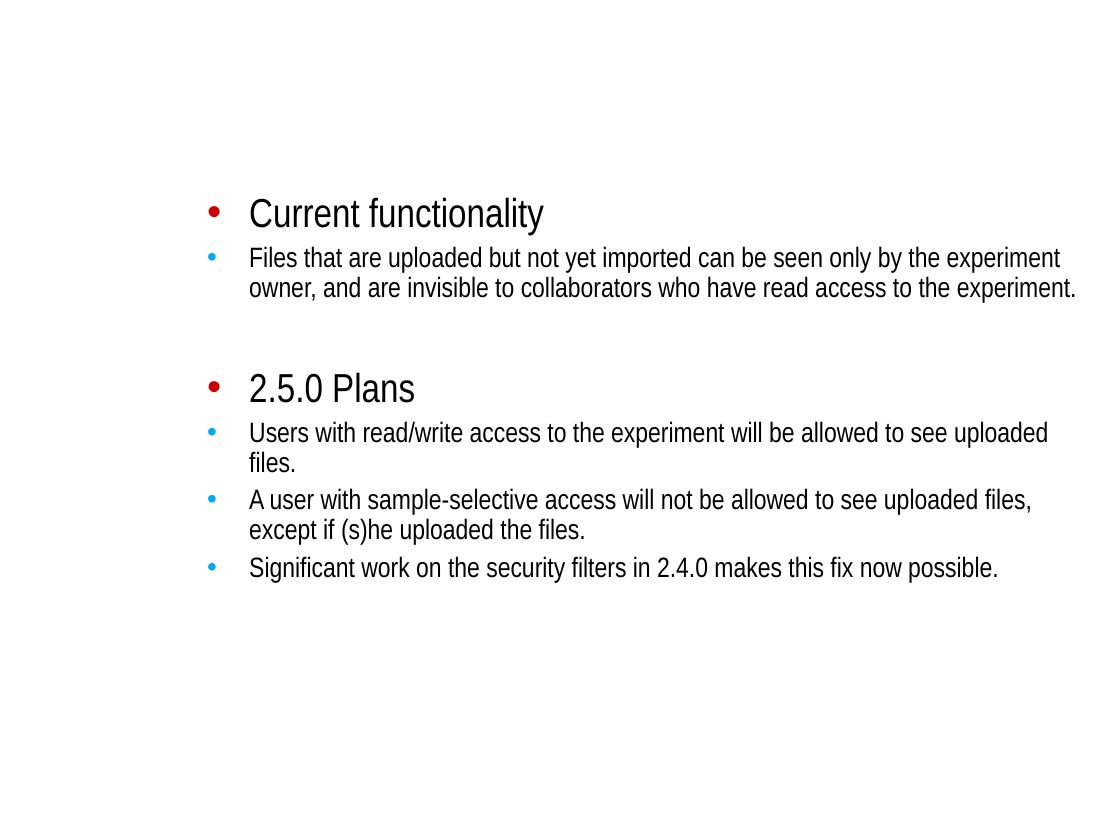
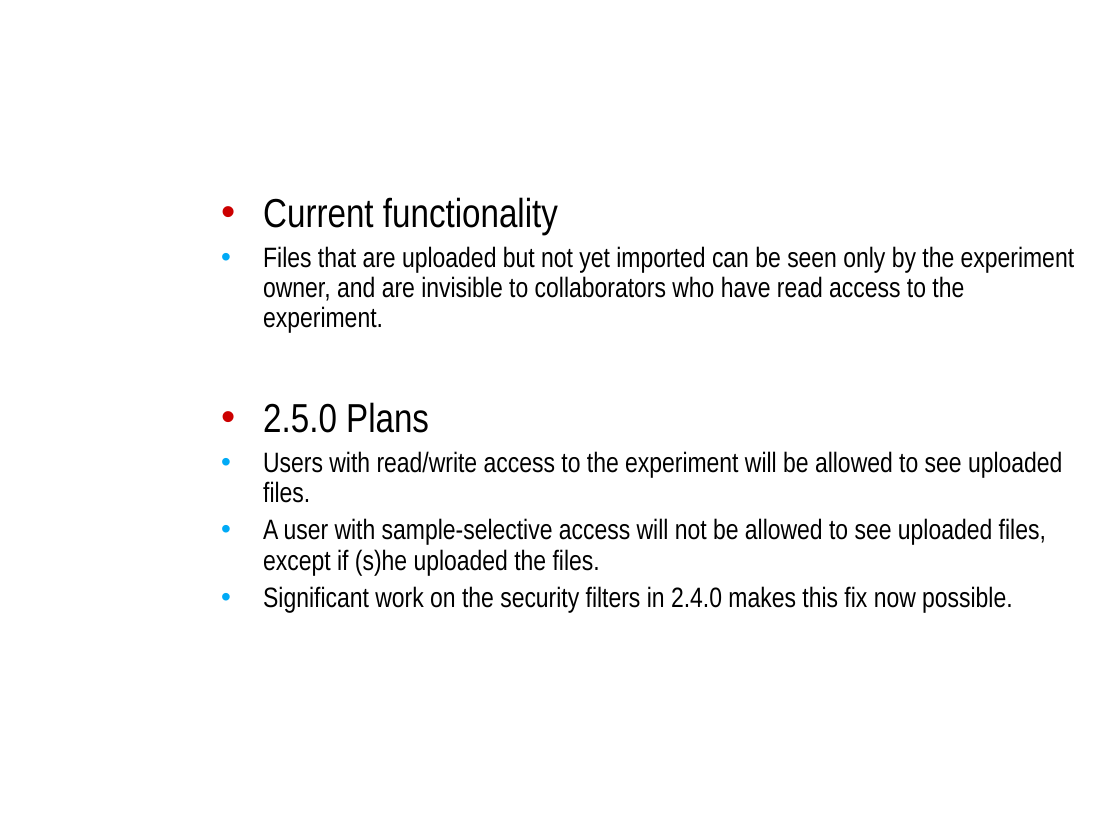
Before and after one commit to NCIP/caarray-docs, a slide deck: slide 13 of project_management/open_meetings/ICR_WS_Meeting_2010_08_11.ppt. Drawn at 1120x840 pixels with LibreOffice and Linux fonts; fonts in the diff are those of the drawing; background and template pictures are left out. Boxes give left, top, right and bottom in pixels: in the first picture for what was removed or moved away, otherwise in the second. Text is boxed around its words. In the diff, an @@ line names an element or a change of style, - is before the commit and + after.

```diff
--- a/project_management/open_meetings/ICR_WS_Meeting_2010_08_11.ppt
+++ b/project_management/open_meetings/ICR_WS_Meeting_2010_08_11.ppt
@@ text "Current functionality" at [263, 197, 1074, 613]: indent changed @@
```
Also in this commit, not shown: 4 other slides changed.
